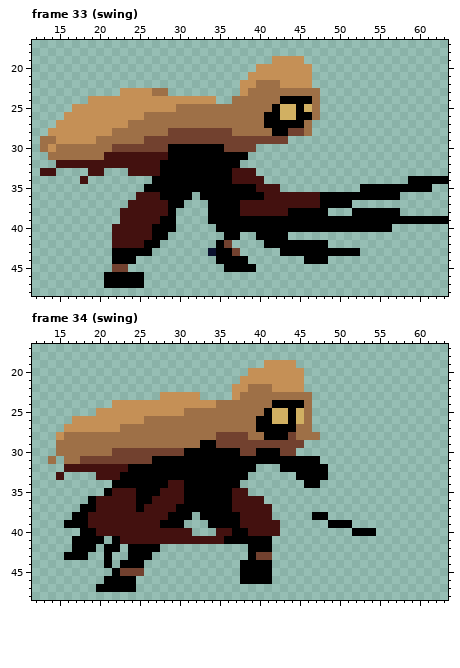
Pixel-art file, stored at Aseprite/Characters/player new colours.aseprite. This is how it looked before the edit.
64x64 pixels, 101 frames. Shown: frame 33 (swing): x 12..63, y 17..48; frame 34 (swing): x 12..63, y 17..48. The commit also changed other frames, which this record leaves out.
New version:
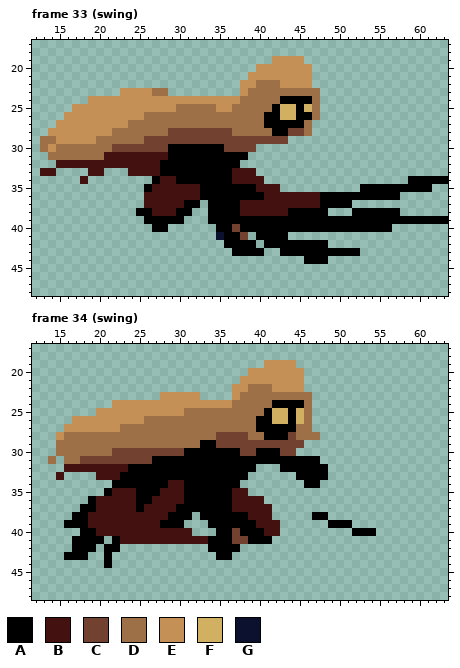
Palette (. is transparent): A #000000  B #43110f  C #72412f  D #9e7047  E #c59056  F #d1b062  G #0b112f
From old to new:
--- frame 33 (swing), layers "highlights", "fella"
@@ x 33..39 @@
 23 .....ED
-24 EE..DDD
-25 DDDDDDD
+24 EEEEEDD
+25 DDEEDDD
 26 DDDDDDD
@@ x 19..42 @@
 33 BB...BBBBAAAAAAAAABBB...
-34 ........AAAAAAAAAABBBB..
-35 .......AAAAAAAAAAAAAABBB
-36 ......BBBAAAA.AAAAAAAABB
-37 .....BBBBBAA...AAAABBBBB
-38 ....BBBBBBA....AAAABBBBB
-39 ....BBBBBAA....AAAAAAAAA
-40 ...BBBBBAAA.....AAAAAAAA
-41 ...BBBBBAA.......AA..AAA
-42 ...BBBBAA.......AC....AA
-43 ...AAAAA.......GAAC.....
-44 ...AAA..........AAAA....
-45 ...CC............AAAA...
-46 ..AAAAA.................
-47 ..AAAAA.................
+34 ........ABBAAAAAAABBBB..
+35 .......ABBBBBBAAAAAAABBB
+36 .......BBBBBBBAAAAAAAABB
+37 .......BBBBBAA.AAAABBBBB
+38 ......AABBBAA..AAAABBBBB
+39 .......AAAAA...AAAAAAAAA
+40 ........AA......AACAAAAA
+41 ................GAAC.AAA
+42 .................AAAA.AA
+43 ..................AAAA..
+44 ........................
+45 ........................
+46 ........................
+47 ........................
 48 ........................
--- frame 34 (swing), layers "highlights", "fella"
@@ x 33..38 @@
 23 ....ED
-24 EEDDDD
+24 EEEEDD
 25 DDDDDD
@@ x 18..43 @@
 37 AABBBBBABBBBAAAAAAABBBBB..
-38 ABBBBBBBBBBAAA.AAAAABBBB..
-39 ABBBBBBBBBAAA...AAAABBBBB.
-40 AABBBBBBBBBBBB...BBAABBBB.
-41 AAA.ABBBBBBBBBBBBBAAAAAA..
-42 AA.AA.AAAA...........AAA..
-43 A..A..AAA............ACC..
-44 ...A.AAA............AAAA..
-45 ....ACCC............AAAA..
-46 ...AAAA.............AAAA..
-47 ..AAAAA...................
+38 ABBBBBBBBBBAAA.AAAAAABBB..
+39 ABBBBBBBBBAAA...AAAAAABBB.
+40 AABBBBBBBBBBBB...AACAAABB.
+41 AAA.ABBBBBBBBBBBAAACCAAA..
+42 AA.AA...........AAAA......
+43 A..A.............AA.......
+44 ...A......................
+45 ..........................
+46 ..........................
+47 ..........................
 48 ..........................
Where, in picture pixels (left, top, right, bottom), the same in both pictures:
changed: (216, 96, 240, 112)
changed: (104, 176, 264, 288)
changed: (216, 400, 232, 408)
changed: (208, 512, 272, 584)
erased: (96, 544, 160, 592)
